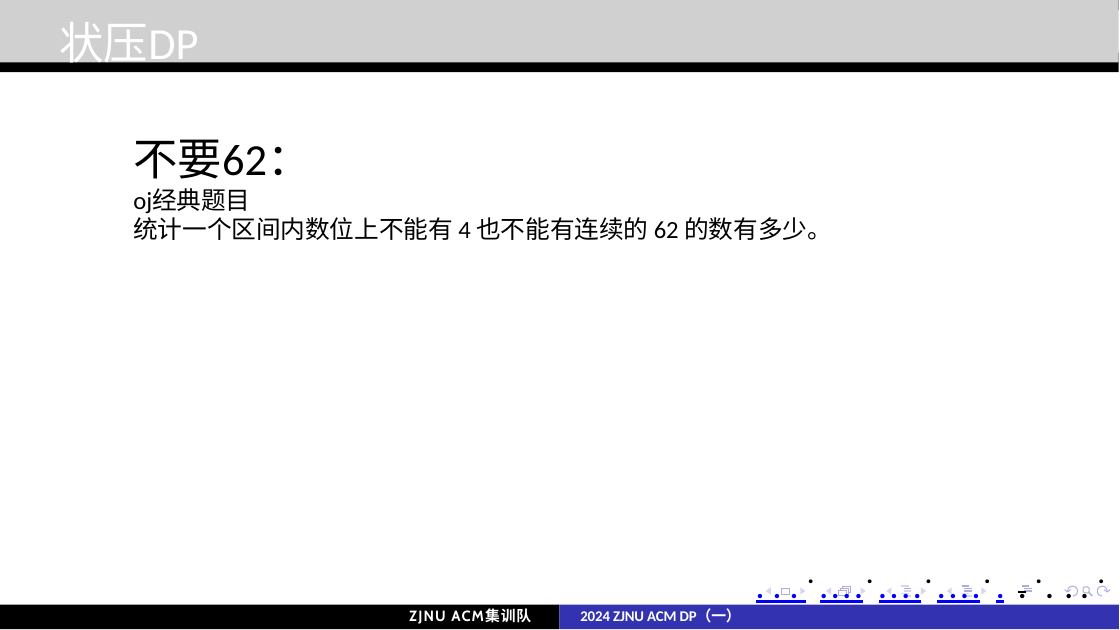
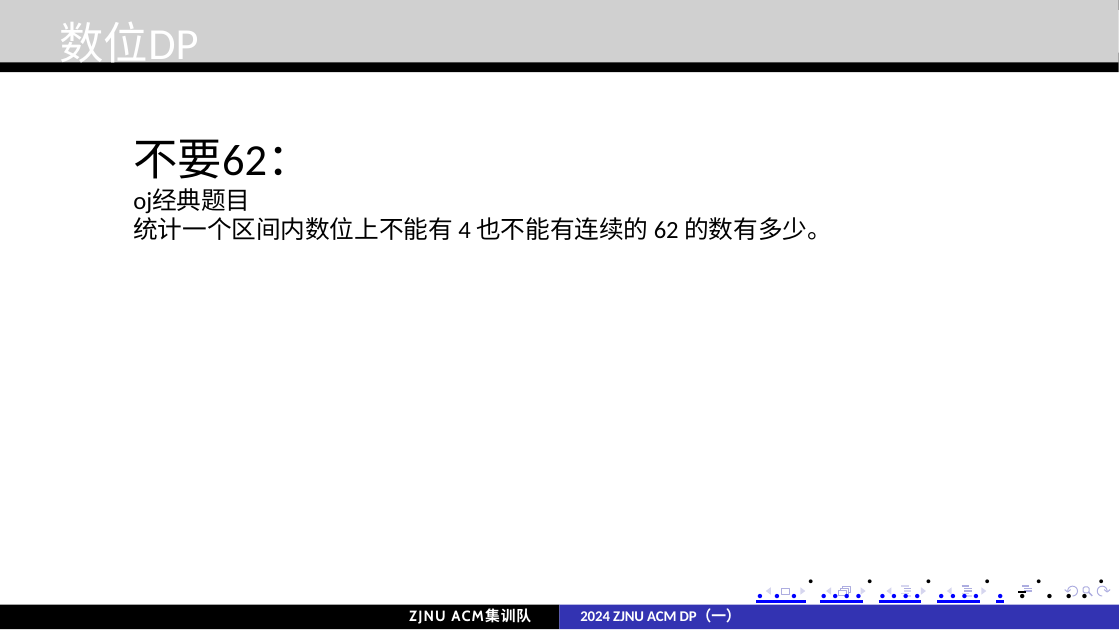
Before and after one commit to john1234567891011121314/moban, a slide deck: slide 15 of acm/讲课·dp/DP（一）.pptx. Drawn at 1120x630 pixels with LibreOffice and Linux fonts; fonts in the diff are those of the drawing; grey boxes stand for pictures. Boxes give left, top, right and bottom in pixels: in the first picture for what was removed or moved away, otherwise in the second. Text is boxed around its words. In the diff, an @@ line names an element or a change of style, - is before the commit and + after.

```diff
--- a/acm/讲课·dp/DP（一）.pptx
+++ b/acm/讲课·dp/DP（一）.pptx
@@ text at [59, 22, 198, 70]: text changed @@
-状压DP
+数位DP
```
Also in this commit, not shown: 1 other slide changed, 2 slides added.
